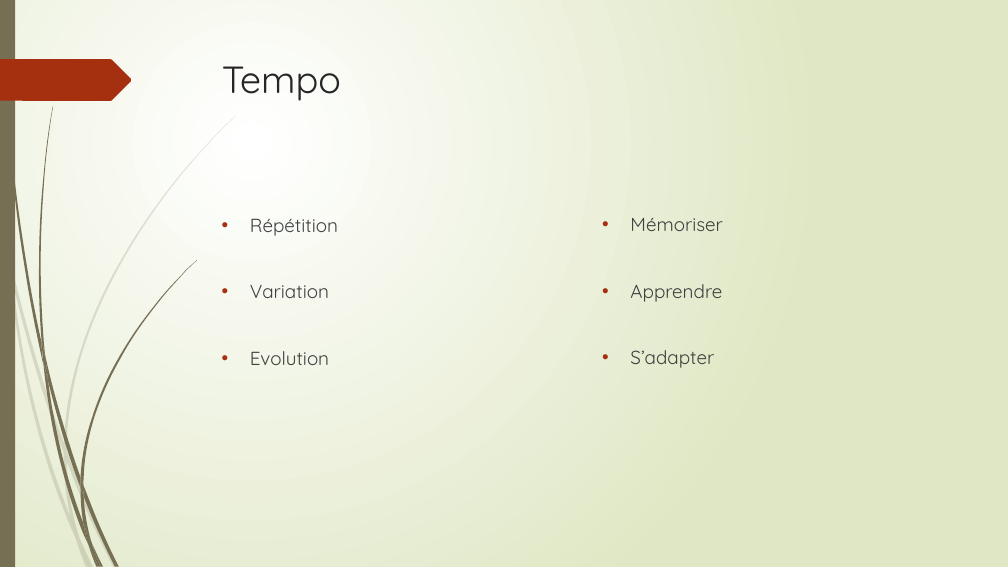
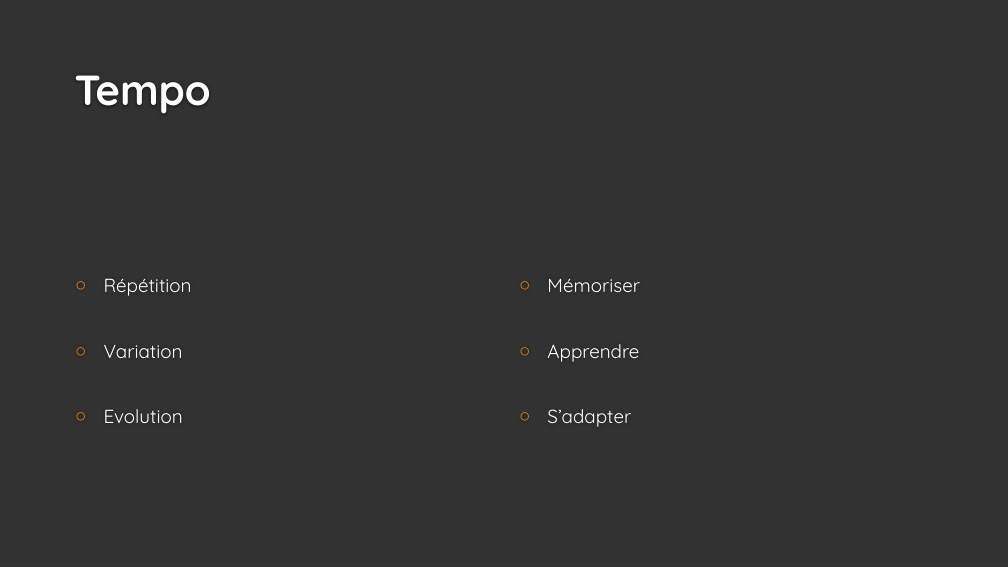
Before and after one commit to Quentingautier2B/Phainiks, a slide deck: slide 3 of Documents/Prez/Phainiks.pptx. Drawn at 1008x567 pixels with LibreOffice and Linux fonts; fonts in the diff are those of the drawing; background and template pictures are left out. Boxes give left, top, right and bottom in pixels: in the first picture for what was removed or moved away, otherwise in the second. Text is boxed around its words. In the diff, an @@ line names an element or a change of style, - is before the commit and + after.

```diff
--- a/Documents/Prez/Phainiks.pptx
+++ b/Documents/Prez/Phainiks.pptx
@@ background gradient #FFFFFF to #DFE8C4 to #323232 @@
@@ rectangle removed at (x1=0, y1=0, x2=15, y2=567) @@
@@ freeform shape removed at (x1=0, y1=59, x2=132, y2=101) @@
@@ title "Tempo" moved from (x1=222, y1=66, x2=341, y2=101) to (x1=75, y1=75, x2=211, y2=114) @@
@@ title "Tempo" at (x1=75, y1=75, x2=211, y2=114): size 36 to 40 pt, text colour #262626 to #FEFEFE, bold on; vertical alignment top to bottom @@
@@ text "Répétition" at (x1=104, y1=278, x2=192, y2=423): text colour #404040 to #FFFFFF; bullet • to ○; bullet colour #A53010 to #F07F09; vertical alignment top to middle @@
@@ text "Répétition" moved from (x1=250, y1=218, x2=338, y2=365) to (x1=104, y1=278, x2=192, y2=423) @@
@@ text "Mémoriser" moved from (x1=630, y1=218, x2=723, y2=368) to (x1=547, y1=279, x2=640, y2=427) @@
@@ text "Mémoriser" at (x1=547, y1=279, x2=640, y2=427): text colour #404040 to #FFFFFF; bullet • to ○; bullet colour #A53010 to #F07F09; vertical alignment top to middle @@
@@ group removed at (x1=0, y1=116, x2=236, y2=567): 10 freeform shapes @@
@@ group removed at (x1=2, y1=0, x2=197, y2=567): 12 freeform shapes @@
```
Also in this commit, not shown: 8 other slides changed.
